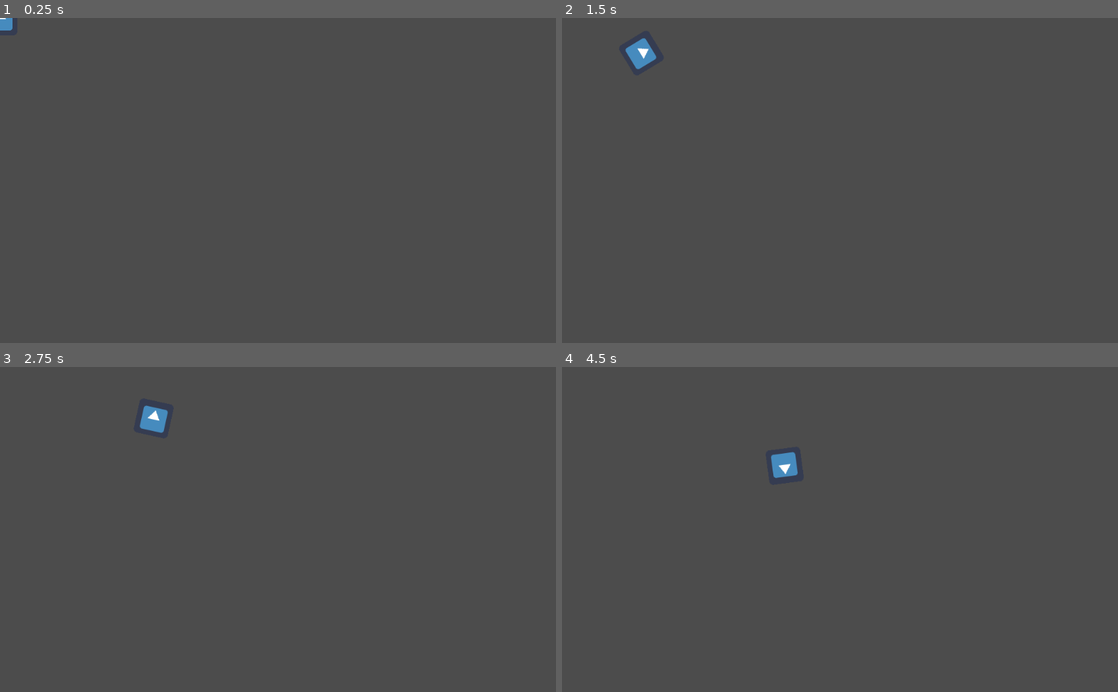
Above: before the commit, frames 1-4 (two rows, left to right).
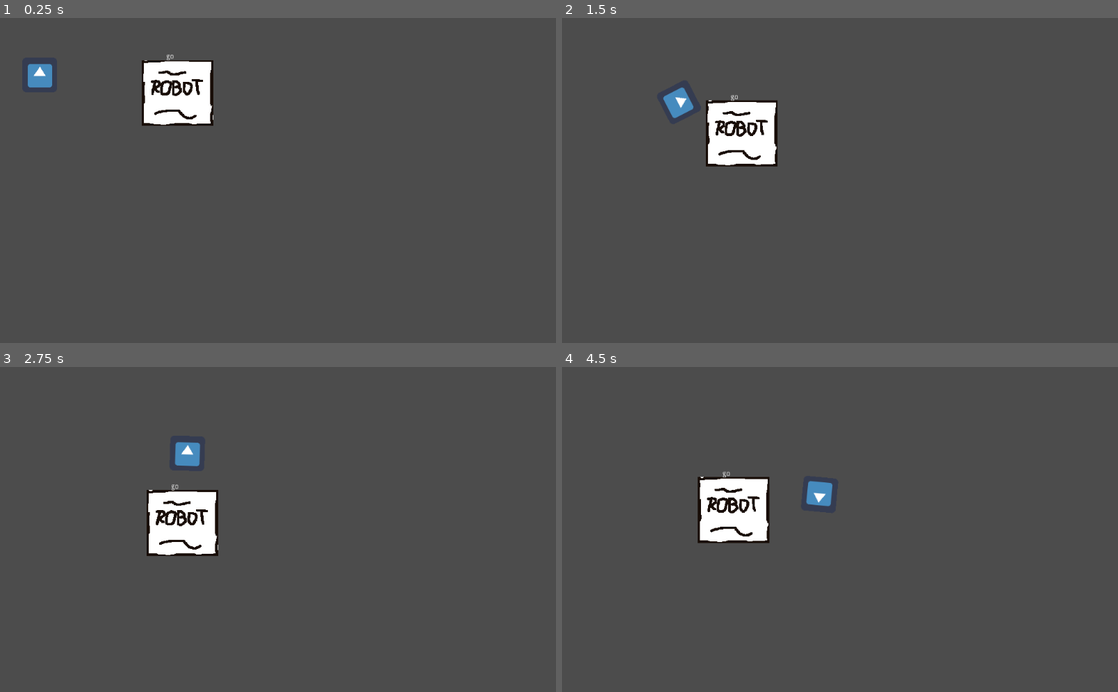
Above: after the commit, the same moments.

Repository: game-jam-team-gut/not-so-lonely
Game: Godot game, scene res://Space.tscn
Two runs of this game, one before a commit and one after it. Both use one fixed random seed, a clock stepped at 60 frames per second and the inputs below. The engine's default icon, where the game draws it, is replaced by a stand-in: a white triangle on a blue panel in a dark square.
Inputs (mouse positions are in pixels of both pictures, inside the frame that each line leads up to):
- Up to frame 1 (0.25 s): no input
- Up to frame 2 (1.5 s): move the mouse to (962, 164) at 0.52 s; press the mouse at (962, 164) at 0.53 s; move the mouse to (728, 196) at 1.27 s; release the mouse at (728, 196) at 1.28 s; click (728, 196) at 1.35 s
- Up to frame 3 (2.75 s): move the mouse to (333, 458) at 2.02 s; press the mouse at (333, 458) at 2.03 s
- Up to frame 4 (4.5 s): move the mouse to (812, 594) at 2.77 s; release the mouse at (812, 594) at 2.78 s; click (812, 594) at 2.85 s; move the mouse to (1006, 578) at 3.52 s; press the mouse at (1006, 578) at 3.53 s; move the mouse to (673, 480) at 4.27 s; release the mouse at (673, 480) at 4.28 s; click (673, 480) at 4.35 s

The runs differ from the first frame. In frame 1, 3.0% of the frame differs, in the area x 0-39%, y 0-34%; in frame 2, 3.3%; in frame 3, 3.2%; in frame 4, 3.3%, in the area x 24-49%, y 26-55%.

Commit message:
ForeignRobot added to the main scene

Diff:
--- a/Space.tscn
+++ b/Space.tscn
@@ -1,7 +1,12 @@
-[gd_scene load_steps=2 format=2]
+[gd_scene load_steps=3 format=2]
 
 [ext_resource path="res://Space/Barney.tscn" type="PackedScene" id=1]
+[ext_resource path="res://Space/ForeignRobot.tscn" type="PackedScene" id=2]
 
 [node name="World" type="Node2D"]
 
 [node name="Barney" parent="." instance=ExtResource( 1 )]
+position = Vector2( 73.0537, 105.126 )
+
+[node name="ForeignRobot" parent="." instance=ExtResource( 2 )]
+position = Vector2( 326.069, 126.508 )
Renamed: ForeignRobot.tscn -> Space/ForeignRobot.tscn
